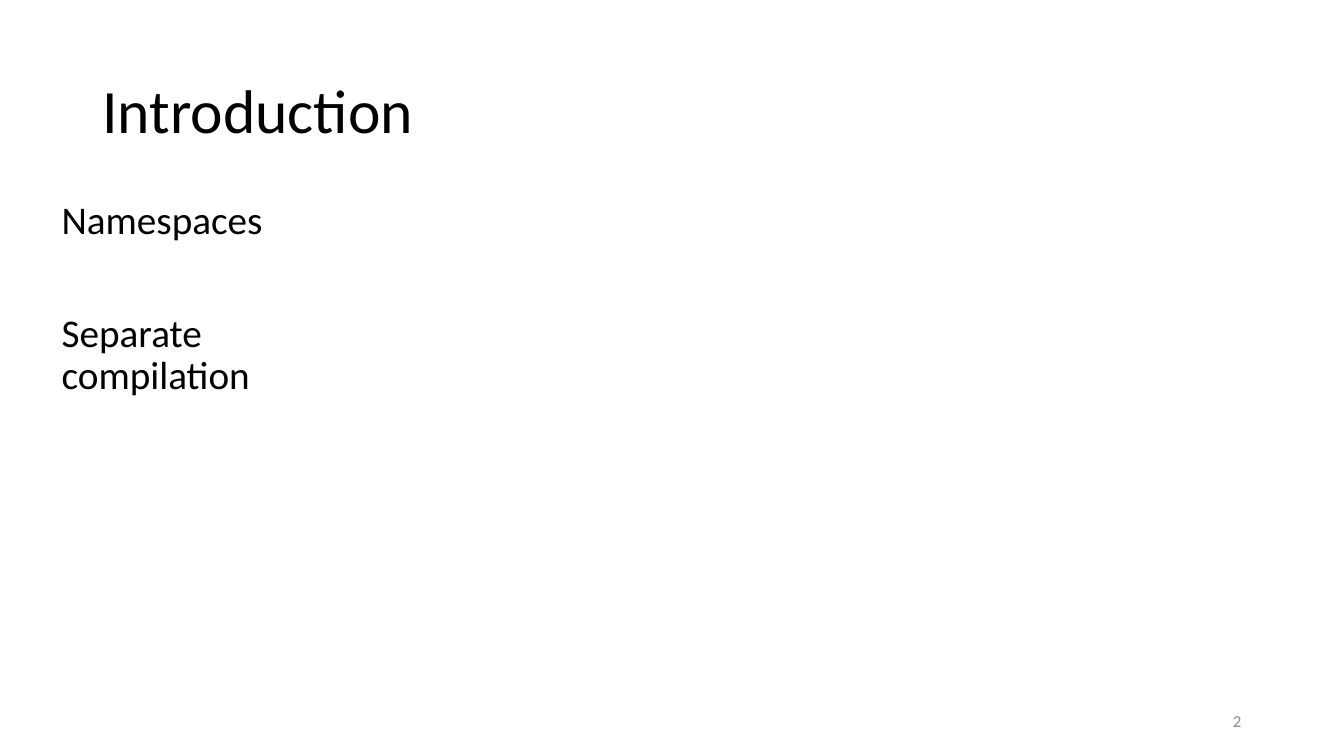
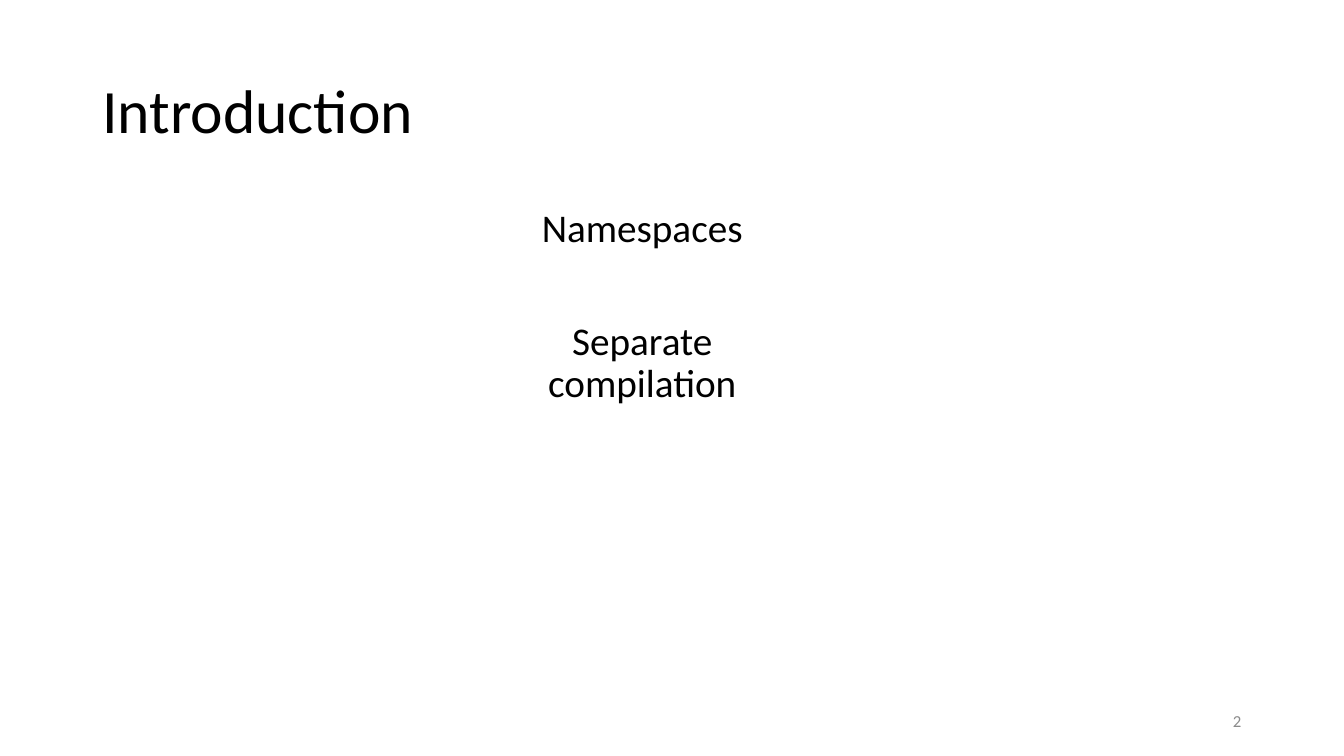
Before and after one commit to tjd1234/cmpt135spring2024, a slide deck: slide 2 of sample_code/week8/week8_cmpt135.pptx. Drawn at 1344x756 pixels with LibreOffice and Linux fonts; fonts in the diff are those of the drawing. Boxes give left, top, right and bottom in pixels: in the first picture for what was removed or moved away, otherwise in the second. Text is boxed around its words. In the diff, an @@ line names an element or a change of style, - is before the commit and + after.

```diff
--- a/sample_code/week8/week8_cmpt135.pptx
+++ b/sample_code/week8/week8_cmpt135.pptx
@@ text "Namespaces": place and size @@
-text "Namespaces" at <box>62,209,263,396</box>
+text "Namespaces" at <box>542,217,743,404</box>
@@ text "Namespaces" at <box>542,217,743,404</box>: alignment left to centre @@
```
Also in this commit, not shown: 1 other slide changed, 39 slides added, 19 slides removed, 3 other files.
